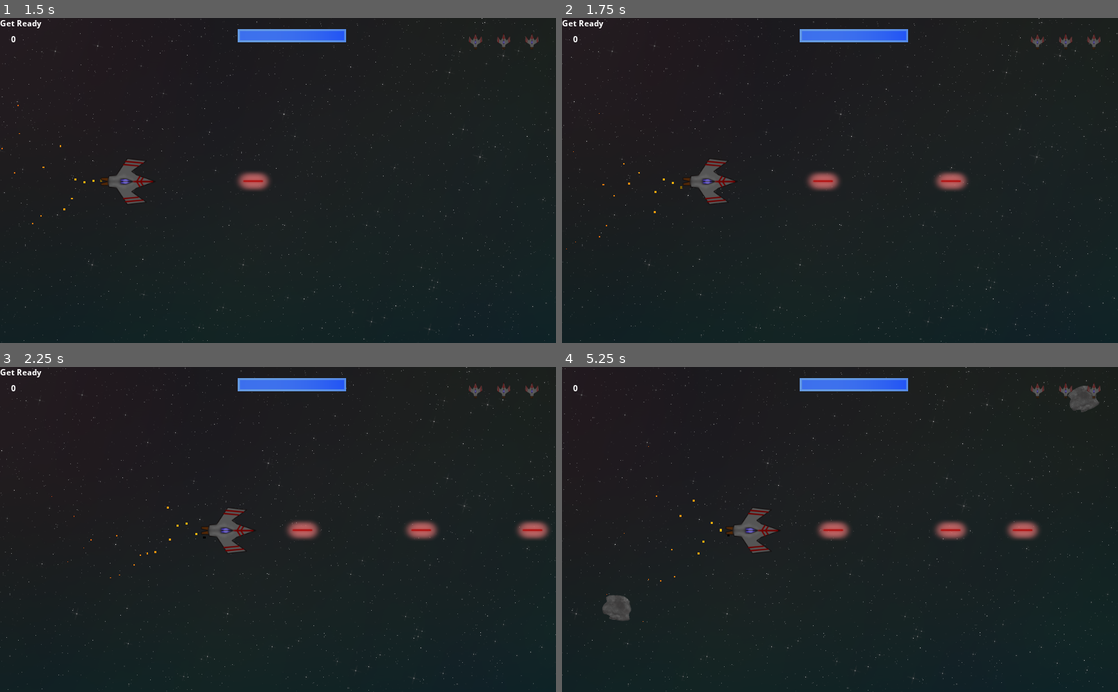
Above: before the commit, frames 1-4 (two rows, left to right).
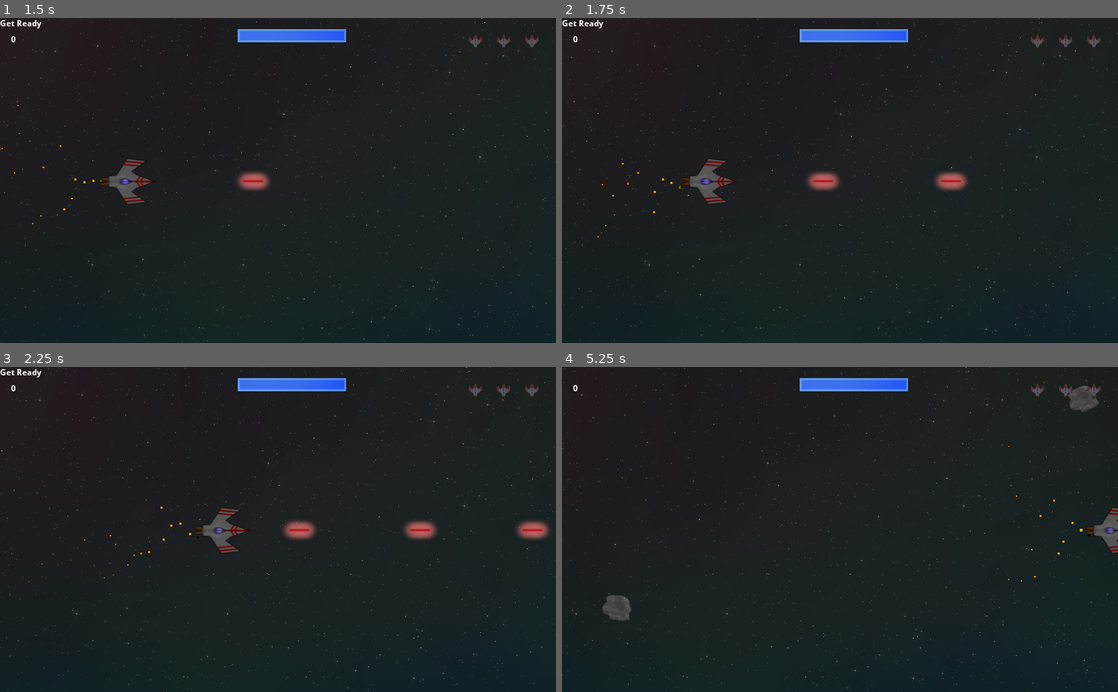
Above: after the commit, the same moments.

Repository: veppali/SpaceShooty
Game: Godot game, scene res://Main/Main.tscn
The game is run twice, just before and just after one commit, with the same random seed, the same clock (stepped at 60 frames per second) and the same inputs.
Inputs (mouse positions are in pixels of both pictures, inside the frame that each line leads up to):
- Up to frame 1 (1.5 s): click (278, 180) at 0.5 s; hold D (thrust) from 1.28 s (still down); hold Space (shoot) from 1.28 s (still down)
- Up to frame 2 (1.75 s): keep holding D (thrust); keep holding Space (shoot)
- Up to frame 3 (2.25 s): release D (thrust) at 2.03 s; release Space (shoot) at 2.03 s; hold A (thrust_back) from 2.03 s (still down); tap Space (shoot) at 2.1 s
- Up to frame 4 (5.25 s): release A (thrust_back) at 2.78 s; hold Space (shoot) 2.78-3.53 s; hold D (thrust) 2.78-4.28 s; tap Space (shoot) at 3.6, 5.1 s; hold Space (shoot) 4.28-5.03 s; hold A (thrust_back) from 4.28 s (still down)

Frame 1 is identical in both runs. In frame 2, 0.1% of the frame differs, in the area x 0-32%, y 29-72%; in frame 3, 0.7%; in frame 4, 1.8%, in the area x 8-100%, y 23-79%.

Commit message:
Added health pickups

Diff:
--- a/Enemy/Enemy.gd
+++ b/Enemy/Enemy.gd
@@ -1,8 +1,11 @@
 extends Area2D
 
 signal shoot
+signal spawn_health
 
 export (PackedScene) var Bullet
+export (PackedScene) var ExtraLife
+
 export (int) var speed = 150
 export (int) var health = 3
 
@@ -34,15 +37,22 @@
 	dir = dir.rotated(rand_range(-0.1, 0.1)).angle()
 	emit_signal('shoot', Bullet, global_position, dir)
 
+
 #shoots bursts n=number of bullets, delay=timedelay between bullets
 func shoot_pulse(n, delay):
 	for i in range(n):
 		shoot()
 		yield(get_tree().create_timer(delay), 'timeout')
 
+func spawn_health():
+	#var h = ExtraLife.instance()
+	print_debug("spawnhealth")
+	emit_signal("spawn_health", ExtraLife, global_position)
+
 func take_damage(amount):
 	health -= amount
 	if health <= 0:
+		spawn_health()
 		explode()
 
 func explode():
@@ -52,8 +62,7 @@
 	$Sprite.hide()
 	$Explosion.show()
 	$Explosion/AnimationPlayer.play("explosion")
-	#$ExplodeSound.play()
-
+	#$ExplodeSound.play() for later
 
 func _on_Enemy_body_entered(body):
 	if body.name == 'Player':
--- a/Enemy/Enemy.tscn
+++ b/Enemy/Enemy.tscn
@@ -1,10 +1,11 @@
-[gd_scene load_steps=7 format=2]
+[gd_scene load_steps=8 format=2]
 
 [ext_resource path="res://assets/enemy_ship.png" type="Texture" id=1]
 [ext_resource path="res://Player/Explosion.tscn" type="PackedScene" id=2]
 [ext_resource path="res://Enemy/Enemy.gd" type="Script" id=3]
 [ext_resource path="res://Enemy/EnemyBullet.tscn" type="PackedScene" id=4]
 [ext_resource path="res://Enemy/EnemyPaths.tscn" type="PackedScene" id=5]
+[ext_resource path="res://Pickups/ExtraLife.tscn" type="PackedScene" id=6]
 
 [sub_resource type="CircleShape2D" id=1]
 
@@ -13,6 +14,7 @@
 ]]
 script = ExtResource( 3 )
 Bullet = ExtResource( 4 )
+ExtraLife = ExtResource( 6 )
 
 [node name="Sprite" type="Sprite" parent="."]
 texture = ExtResource( 1 )
--- a/Main/Main.gd
+++ b/Main/Main.gd
@@ -8,6 +8,7 @@
 
 export (PackedScene) var Rock
 export (PackedScene) var Enemy
+export (PackedScene) var ExtraLife
 # Called when the node enters the scene tree for the first time.
 
 func new_game():
@@ -27,7 +28,6 @@
 	$HUD.show_message("Wave %s" % level)
 	for i in range(level):
 		spawn_rock(3)
-
 	$EnemyTimer.wait_time = rand_range(5, 10)
 	$EnemyTimer.start()
 
@@ -63,6 +63,7 @@
 	b.start(pos, dir)
 	add_child(b)
 
+
 func _on_Rock_exploded(size, radius, pos, vel):
 	if size <=1:
 		return
@@ -89,10 +90,17 @@
 		else:
 			pause_game()
 
+func spawn_health(extralife, pos):
+	var h = extralife.instance()
+	h.start(pos)
+	call_deferred("add_child", h)
+
+
 func _on_EnemyTimer_timeout():
 	var e = Enemy.instance()
 	add_child(e)
 	e.target = $Player
 	e.connect('shoot', self, '_on_Player_shoot')
+	e.connect('spawn_health', self, 'spawn_health')
 	$EnemyTimer.wait_time = rand_range(10, 20)
 	$EnemyTimer.start()
--- /dev/null
+++ b/Pickups/ExtraLife.gd
@@ -0,0 +1,23 @@
+extends Area2D
+
+
+# Called when the node enters the scene tree for the first time.
+func _ready():
+	pass # Replace with function body.
+
+func start(pos):
+	print_debug("life_debug_start")
+	position = pos
+# Called every frame. 'delta' is the elapsed time since the previous frame.
+
+
+func _on_ExtraLife_body_entered(body):
+	if body.is_in_group('rocks'):
+		body.explode()
+		queue_free()
+	if body.name == 'Player':
+		body.lives += 1
+		queue_free()
+
+func _on_VisibilityNotifier2D_screen_exited():
+	queue_free()
--- /dev/null
+++ b/Pickups/ExtraLife.tscn
@@ -0,0 +1,21 @@
+[gd_scene load_steps=4 format=2]
+
+[ext_resource path="res://assets/heart_50px.png" type="Texture" id=1]
+[ext_resource path="res://Pickups/ExtraLife.gd" type="Script" id=2]
+
+[sub_resource type="CircleShape2D" id=1]
+
+[node name="ExtraLife" type="Area2D"]
+script = ExtResource( 2 )
+
+[node name="Sprite" type="Sprite" parent="."]
+texture = ExtResource( 1 )
+
+[node name="CollisionShape2D" type="CollisionShape2D" parent="."]
+scale = Vector2( 2, 2 )
+shape = SubResource( 1 )
+
+[node name="VisibilityNotifier2D" type="VisibilityNotifier2D" parent="."]
+
+[connection signal="body_entered" from="." to="." method="_on_ExtraLife_body_entered"]
+[connection signal="screen_exited" from="VisibilityNotifier2D" to="." method="_on_VisibilityNotifier2D_screen_exited"]
--- a/Player/Bullet.gd
+++ b/Player/Bullet.gd
@@ -23,7 +23,6 @@
 		body.explode()
 		queue_free()
 
-
 func _on_Bullet_area_entered(area):
 	if area.is_in_group('enemies'):
 		area.take_damage(1)
--- a/Player/Player.gd
+++ b/Player/Player.gd
@@ -41,7 +41,7 @@
 			$Sprite.modulate.a = 0.5
 			$InvulnerabilityTimer.start()
 		DEAD:
-			$CollisionShape2D.disabled = true
+			$CollisionShape2D.set_deferred("disabled", true)
 			$Sprite.hide()
 			linear_velocity = Vector2()
 			emit_signal("dead")
@@ -50,6 +50,9 @@
 # Called every frame. 'delta' is the elapsed time since the previous frame.
 func _process(delta):
 	get_input()
+	set_applied_force(thrust)
+	position.x = clamp(position.x, 0, screensize.x)
+	position.y = clamp(position.y, 0, screensize.y)
 	self.shield += shield_regen * delta
 
 func get_input():
@@ -73,19 +76,6 @@
 	emit_signal("shoot", Bullet, $Muzzle.global_position, rotation)
 	can_shoot = false
 	$GunTimer.start()
-
-func _integrate_forces(physics_state):
-	set_applied_force(thrust)
-	var xform = physics_state.get_transform()
-	if xform.origin.x > screensize.x:
-		xform.origin.x = 0
-	if xform.origin.x < 0:
-		xform.origin.x = screensize.x
-	if xform.origin.y > screensize.y:
-		xform.origin.y = 0
-	if xform.origin.y < 0:
-		xform.origin.y = screensize.y
-	physics_state.set_transform(xform)
 
 func _on_GunTimer_timeout():
 	can_shoot = true
--- a/Player/Player.tscn
+++ b/Player/Player.tscn
@@ -33,6 +33,7 @@
 
 [node name="Player" type="RigidBody2D"]
 pause_mode = 1
+position = Vector2( 0, 1 )
 mode = 2
 contacts_reported = 1
 contact_monitor = true
Binary file added: assets/heart_50px.png
Not shown, changed: assets/heart_50px.png.import
Not shown, added: assets/.directory
